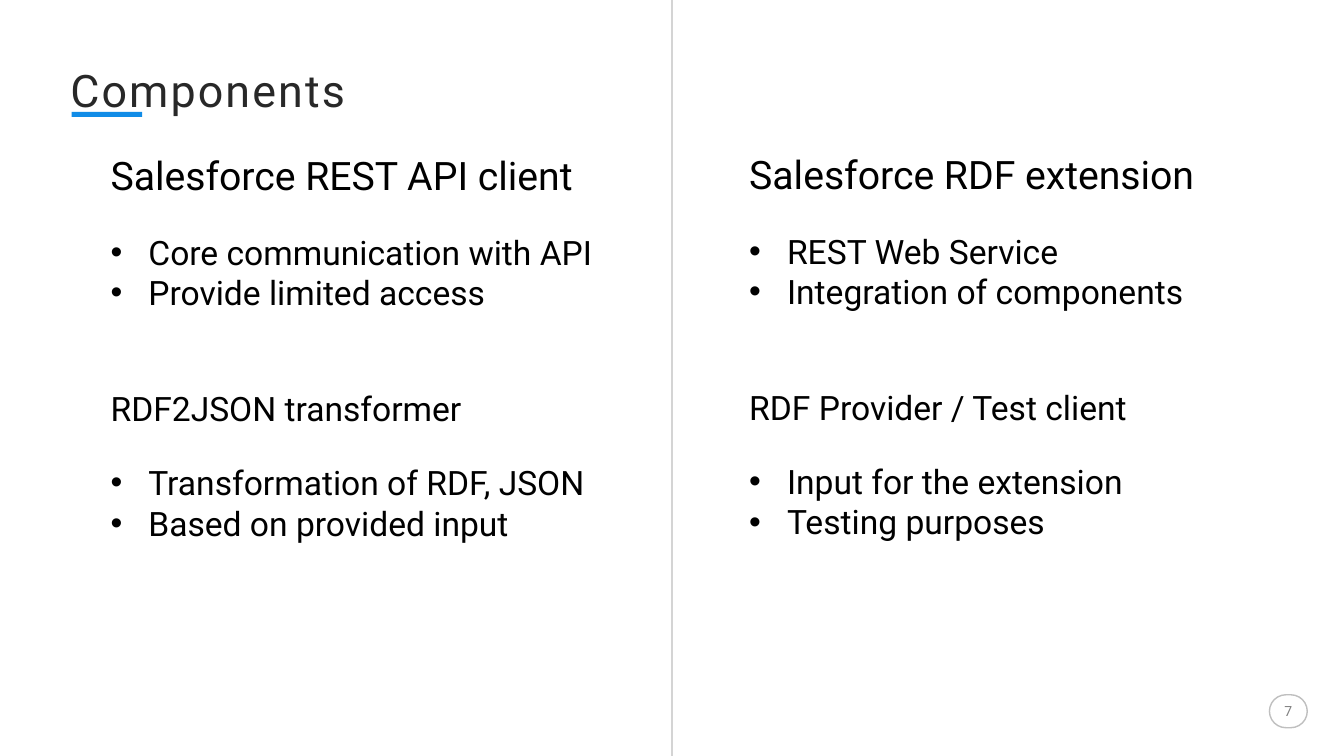
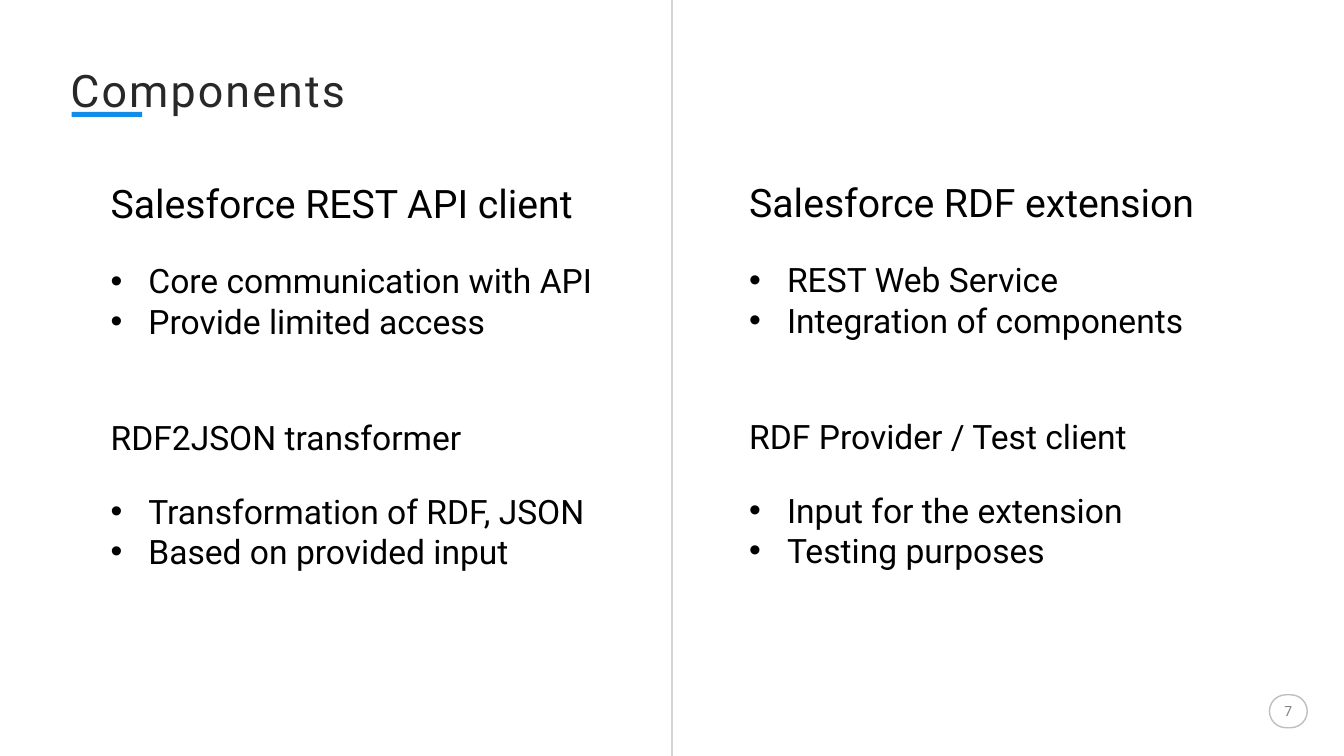
Before and after one commit to EIS-Bonn/MA-INF3232-Lab-SS2015, a slide deck: slide 7 of GroupF/Presentations/Final Presentation.pptx. Drawn at 1344x756 pixels with LibreOffice and Linux fonts; fonts in the diff are those of the drawing. Boxes give left, top, right and bottom in pixels: in the first picture for what was removed or moved away, otherwise in the second. Text is boxed around its words. In the diff, an @@ line names an element or a change of style, - is before the commit and + after.

Commit message:
some fixes

```diff
--- a/GroupF/Presentations/Final Presentation.pptx
+++ b/GroupF/Presentations/Final Presentation.pptx
@@ text "Salesforce REST API client": place and size @@
-text "Salesforce REST API client" at bbox=[111, 160, 592, 543]
+text "Salesforce REST API client" at bbox=[111, 188, 592, 571]
@@ text "Salesforce RDF extension": place and size @@
-text "Salesforce RDF extension" at bbox=[749, 159, 1194, 541]
+text "Salesforce RDF extension" at bbox=[749, 187, 1194, 570]
```
